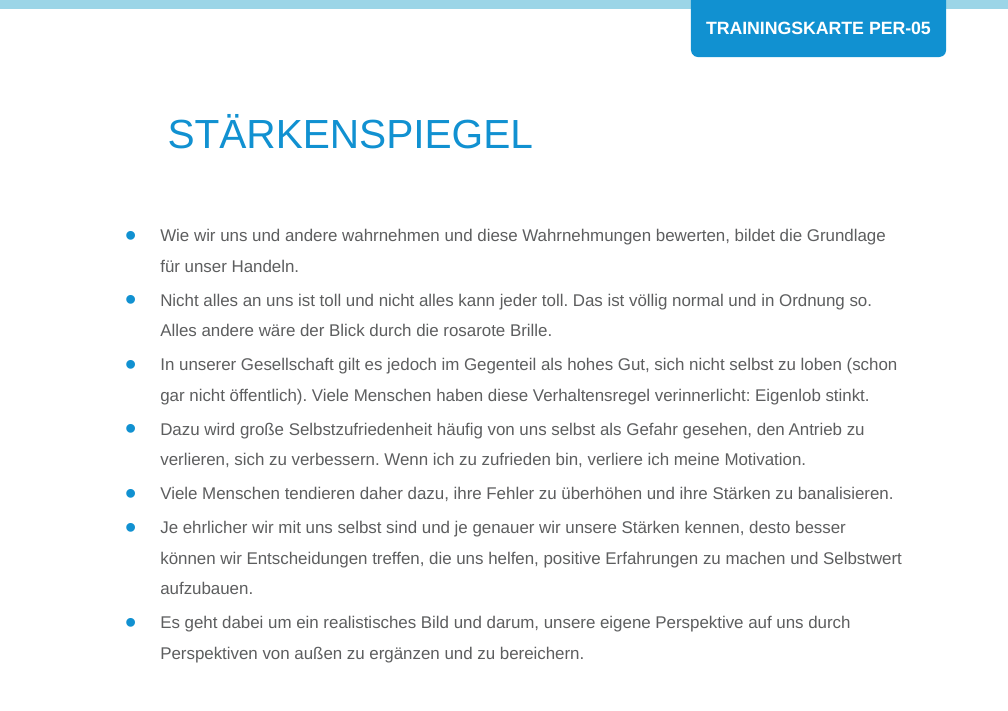
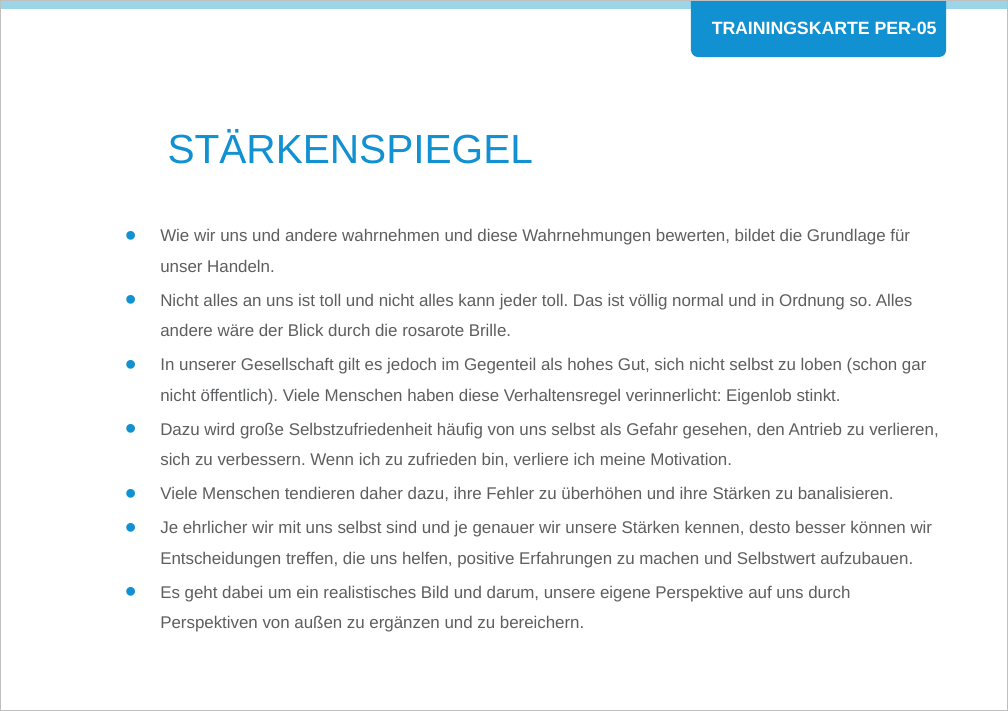
Before and after one commit to Teamtool/training-materials, a slide deck: slide 1 of agile moves/Perception (PER)/ger_PER_05_Staerkenspiegel.pptx. Drawn at 1008x711 pixels with LibreOffice and Linux fonts; fonts in the diff are those of the drawing; background and template pictures are left out. Boxes give left, top, right and bottom in pixels: in the first picture for what was removed or moved away, otherwise in the second. Text is boxed around its words. In the diff, an @@ line names an element or a change of style, - is before the commit and + after.

```diff
--- a/agile moves/Perception (PER)/ger_PER_05_Staerkenspiegel.pptx
+++ b/agile moves/Perception (PER)/ger_PER_05_Staerkenspiegel.pptx
@@ rectangle added at (x1=0, y1=0, x2=1008, y2=711), outline #BFBFBF 0.75 pt @@
@@ text "TRAININGSKARTE PER-05" moved from (x1=706, y1=21, x2=931, y2=34) to (x1=712, y1=21, x2=937, y2=34) @@
@@ title "STÄRKENSPIEGEL" moved from (x1=168, y1=116, x2=533, y2=149) to (x1=168, y1=131, x2=533, y2=164) @@
@@ text "Wie wir uns und andere ..." rewrapped from (x1=160, y1=228, x2=902, y2=663) to (x1=160, y1=228, x2=938, y2=632) @@
```
Also in this commit, not shown: 1 other slide changed, 3 other files.
